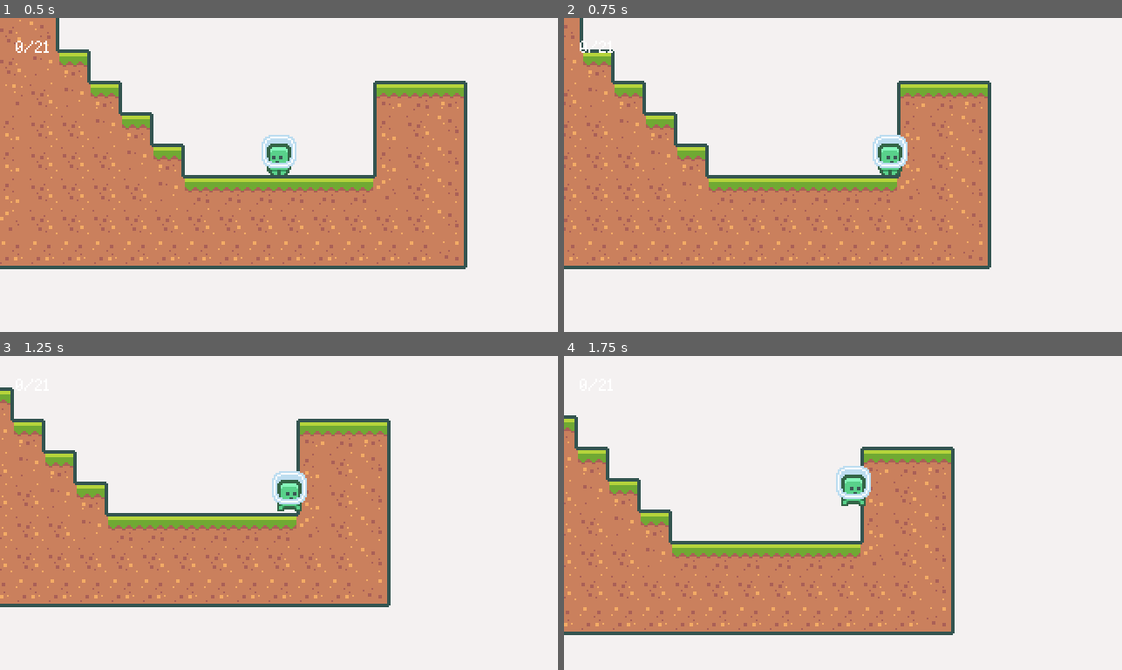
Above: before the commit, frames 1-4 (two rows, left to right).
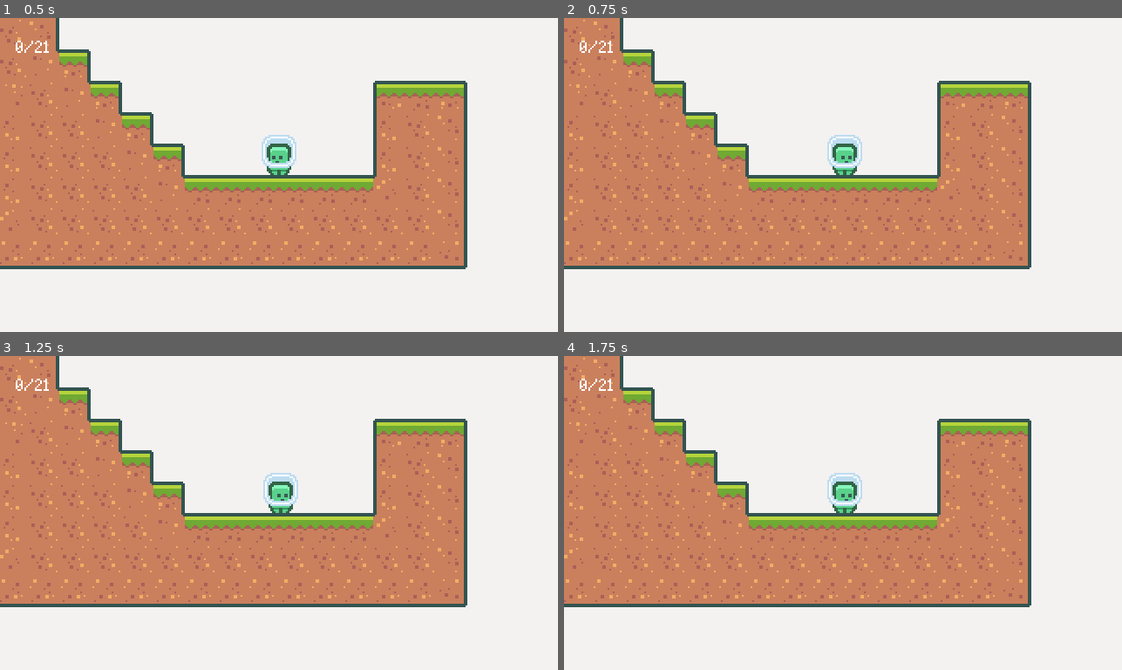
Above: after the commit, the same moments.

Repository: edivancamargo/2DPlatformerUdemy
Game: Godot game, scene res://src/scenes/Levels/Level_001.tscn
Same seed, same stepped clock (60 frames per second), same inputs: the game is played once before the commit and once after it.
Inputs:
- Up to frame 1 (0.5 s): no input
- Up to frame 2 (0.75 s): tap Enter at 0.5 s; hold Right (move_right) from 0.53 s (still down); tap R (dash) at 0.6 s
- Up to frame 3 (1.25 s): keep holding Right (move_right); tap Space (jump) at 0.77 s
- Up to frame 4 (1.75 s): keep holding Right (move_right); tap R (dash) at 1.35 s; tap Space (jump) at 1.52 s

Frame 1 is identical in both runs. In frame 2, 17% of the frame differs, in the area x 0-84%, y 0-80%; in frame 3, 25%; in frame 4, 36%, in the area x 0-84%, y 0-89%.

Commit message:
Add new collision shape to be the bottom of the level to kill the player when it fall down

Diff:
--- a/src/helpers/Levels/BaseLevel.tscn
+++ b/src/helpers/Levels/BaseLevel.tscn
@@ -6,6 +6,8 @@
 [ext_resource path="res://src/scenes/Player/Player.tscn" type="PackedScene" id=4]
 [ext_resource path="res://src/scenes/GameCamera/GameCamera.tscn" type="PackedScene" id=5]
 [ext_resource path="res://src/helpers/Levels/BaseLevel.gd" type="Script" id=7]
+
+[sub_resource type="SegmentShape2D" id=1]
 
 [node name="BaseLevel" type="Node" groups=["Base_Level"]]
 script = ExtResource( 7 )
@@ -30,3 +32,12 @@
 [node name="Player" parent="." instance=ExtResource( 4 )]
 
 [node name="Flag" parent="." instance=ExtResource( 2 )]
+
+[node name="BottomLevel" type="Area2D" parent="."]
+scale = Vector2( 20, 3 )
+collision_layer = 0
+collision_mask = 1024
+
+[node name="BottomCollision" type="CollisionShape2D" parent="BottomLevel"]
+rotation = 1.5708
+shape = SubResource( 1 )
Not shown: 1 places in src/helpers/Levels/BaseLevel.tscn that only renumber resources
